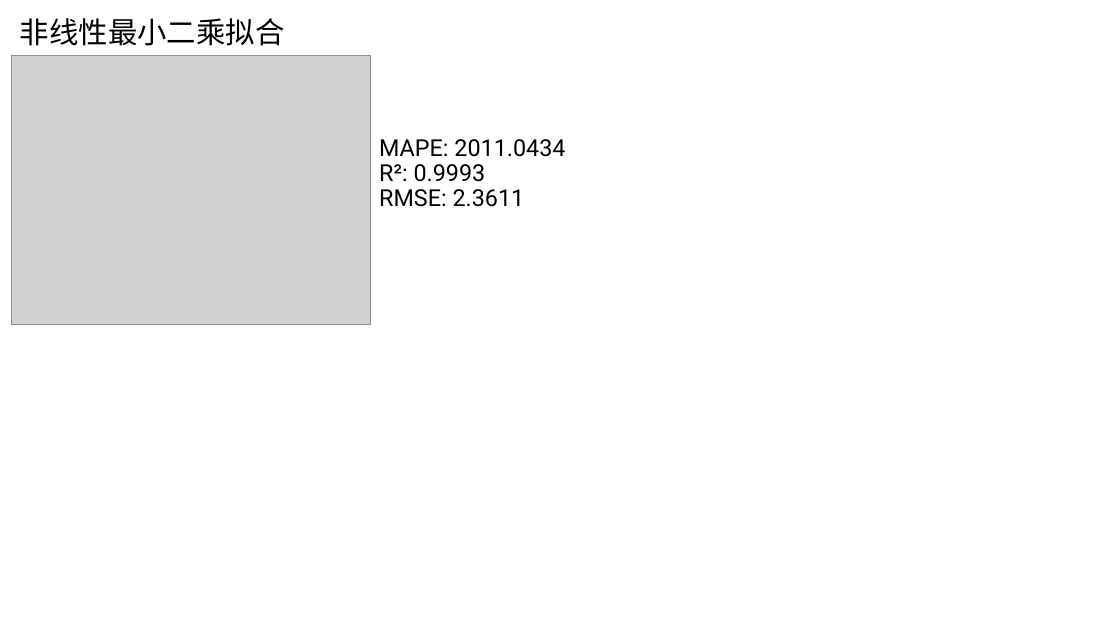
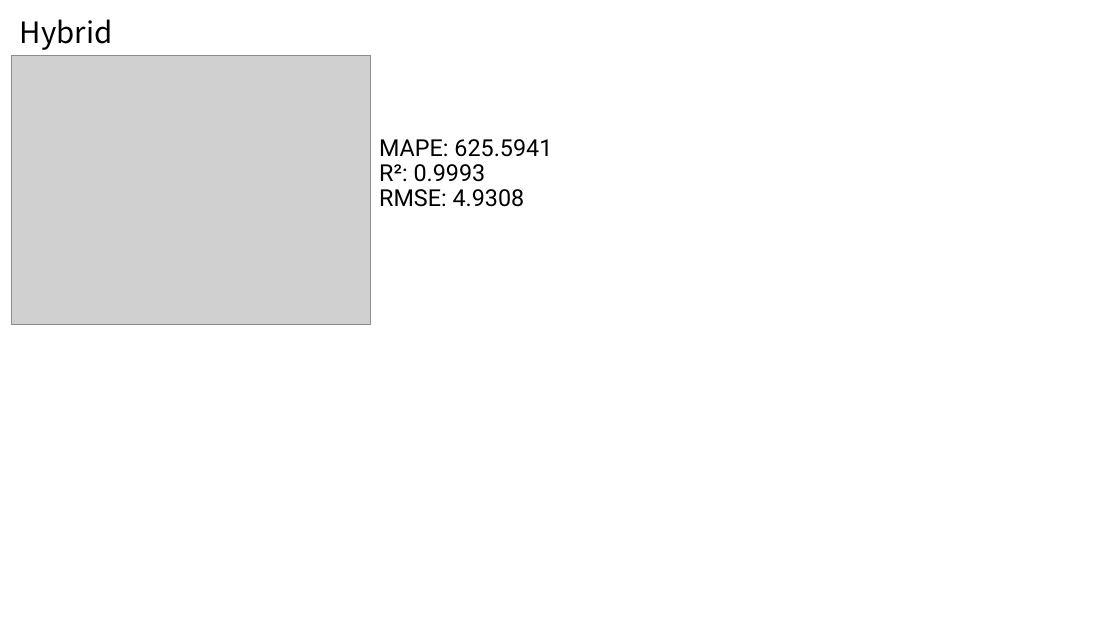
Before and after one commit to AE-26710/Time-Prediction, a slide deck: slide 18 of R5.pptx (slide 9 before the commit). Drawn at 1120x630 pixels with LibreOffice and Linux fonts; fonts in the diff are those of the drawing; grey boxes stand for pictures. Boxes give left, top, right and bottom in pixels: in the first picture for what was removed or moved away, otherwise in the second. Text is boxed around its words. In the diff, an @@ line names an element or a change of style, - is before the commit and + after.

```diff
--- a/R5.pptx
+++ b/R5.pptx
@@ title at [20,19,113,50]: text changed @@
-非线性最小二乘拟合
+Hybrid
@@ text at [379,139,552,157]: text changed @@
-MAPE: 2011.0434
+MAPE: 625.5941
@@ text at [379,189,525,207]: text changed @@
-RMSE: 2.3611
+RMSE: 4.9308
```
Also in this commit, not shown: 8 other slides changed, 7 slides added, 12 other files.
